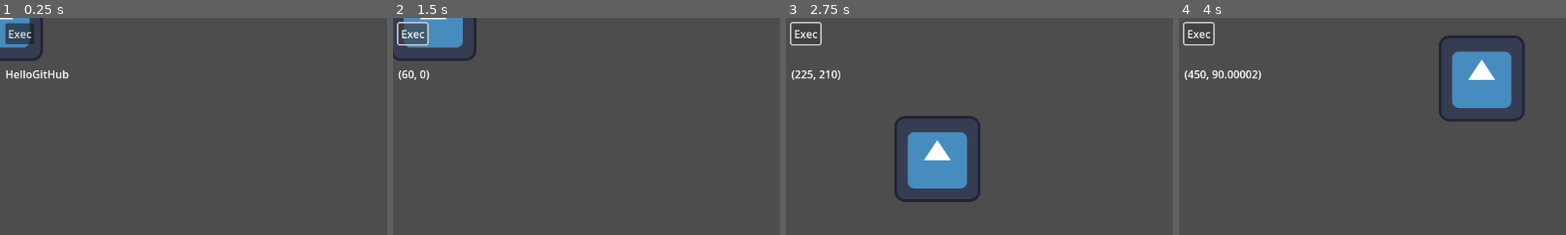
Above: before the commit, frames 1-4 (left to right).
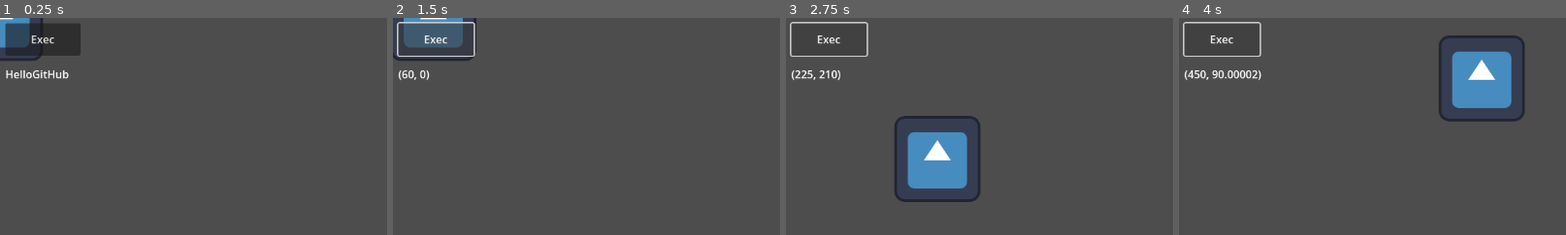
Above: after the commit, the same moments.

Repository: s3chrome/HelloGitHub
Game: Godot game, scene res://scenes/main.tscn
The game is run twice, just before and just after one commit, with the same random seed, the same clock (stepped at 60 frames per second) and the same inputs. The engine's default icon, where the game draws it, is replaced by a stand-in: a white triangle on a blue panel in a dark square.
Inputs:
- Up to frame 1 (0.25 s): no input
- Up to frame 2 (1.5 s): click "Exec" at 0.5 s; tap Enter at 1.25 s; hold Right (ui_right) from 1.28 s (still down)
- Up to frame 3 (2.75 s): release Right (ui_right) at 2.03 s; hold Down (ui_down) from 2.03 s (still down)
- Up to frame 4 (4 s): release Down (ui_down) at 2.78 s; hold Right (ui_right) 2.78-3.53 s; hold Up (ui_up) from 3.53 s (still down)
The pictures show only the part of the screen within x 0-50%, y 0-50%; the shares and areas given below are measured in that part.

The runs differ from the first frame. In frame 1, 2.2% of the frame differs, in the area x 1-21%, y 2-18%; in frame 2, 1.6%; in frame 3, 0.7%; in frame 4, 0.7%.

Commit message:
retry add fullscreen_mode

Diff:
--- a/scenes/main.gd
+++ b/scenes/main.gd
@@ -7,11 +7,6 @@
 
 # Called when the node enters the scene tree for the first time.
 func _ready() -> void:
-	#DisplayServer.window_set_mode(DisplayServer.WINDOW_MODE_FULLSCREEN)
-	JavaScriptBridge.eval("""
-	document.documentElement.requestFullscreen();
-	""")
-
 	$Button.pressed.connect(my_func)
 	pass # Replace with function body.
 
@@ -27,9 +22,13 @@
 
 func my_func():
 	#DisplayServer.window_set_mode(DisplayServer.WINDOW_MODE_WINDOWED)
+	#DisplayServer.window_set_mode(DisplayServer.WINDOW_MODE_FULLSCREEN)
 	JavaScriptBridge.eval("""
-	document.exitFullscreen();
+	document.documentElement.requestFullscreen();
 	""")
+	#JavaScriptBridge.eval("""
+	#document.exitFullscreen();
+	#""")
 
 	#
 	if OS.has_feature('web'):
--- a/scenes/main.tscn
+++ b/scenes/main.tscn
@@ -19,6 +19,6 @@
 [node name="Button" type="Button" parent="."]
 offset_left = 8.0
 offset_top = 8.0
-offset_right = 51.0
-offset_bottom = 39.0
+offset_right = 120.0
+offset_bottom = 56.0
 text = "Exec"
Not shown, changed: docs/index.pck
